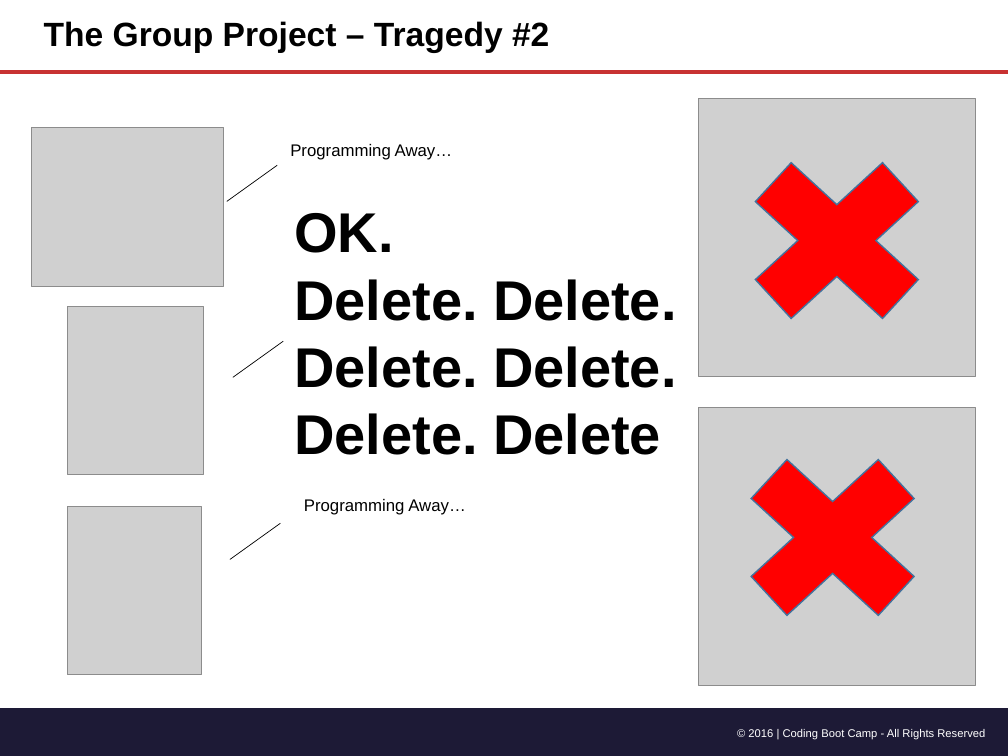
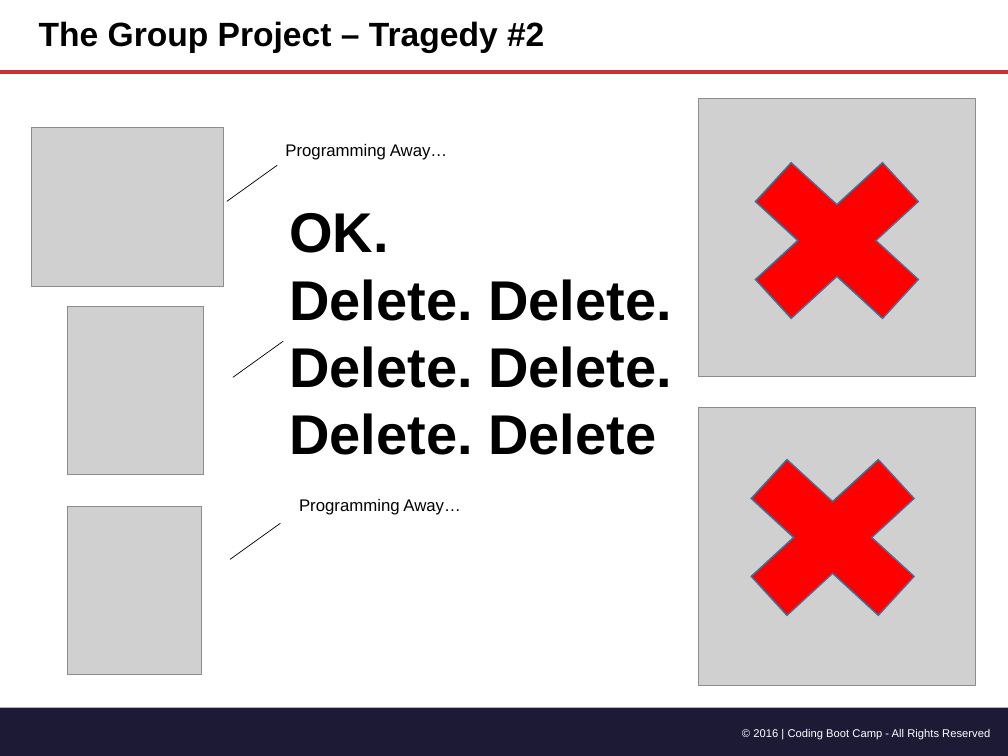
Before and after one commit to andwele/sequelizedBurger, a slide deck: slide 18 of 01-html-css-three-days/1-Class-Content/1.2/Slide-Shows/Gitn_Pro_HTML_CSS.pptx. Drawn at 1008x756 pixels with LibreOffice and Linux fonts; fonts in the diff are those of the drawing; grey boxes stand for pictures. Boxes give left, top, right and bottom in pixels: in the first picture for what was removed or moved away, otherwise in the second. Text is boxed around its words. In the diff, an @@ line names an element or a change of style, - is before the commit and + after.

```diff
--- a/01-html-css-three-days/1-Class-Content/1.2/Slide-Shows/Gitn_Pro_HTML_CSS.pptx
+++ b/01-html-css-three-days/1-Class-Content/1.2/Slide-Shows/Gitn_Pro_HTML_CSS.pptx
@@ title "The Group Project – Tragedy ...": place and size @@
-title "The Group Project – Tragedy ..." at <box>44,21,549,53</box>
+title "The Group Project – Tragedy ..." at <box>39,21,544,53</box>
@@ text "Programming Away…": place and size @@
-text "Programming Away…" at <box>290,144,452,160</box>
+text "Programming Away…" at <box>285,144,447,160</box>
@@ text "OK.": place and size @@
-text "OK." at <box>294,213,676,455</box>
+text "OK." at <box>289,213,671,455</box>
@@ text "Programming Away…": place and size @@
-text "Programming Away…" at <box>304,499,465,515</box>
+text "Programming Away…" at <box>299,499,460,515</box>
@@ text "© 2016 | Coding Boot ...": place and size @@
-text "© 2016 | Coding Boot ..." at <box>748,729,985,739</box>
+text "© 2016 | Coding Boot ..." at <box>753,729,990,739</box>
```
Also in this commit, not shown: 54 other slides changed.
